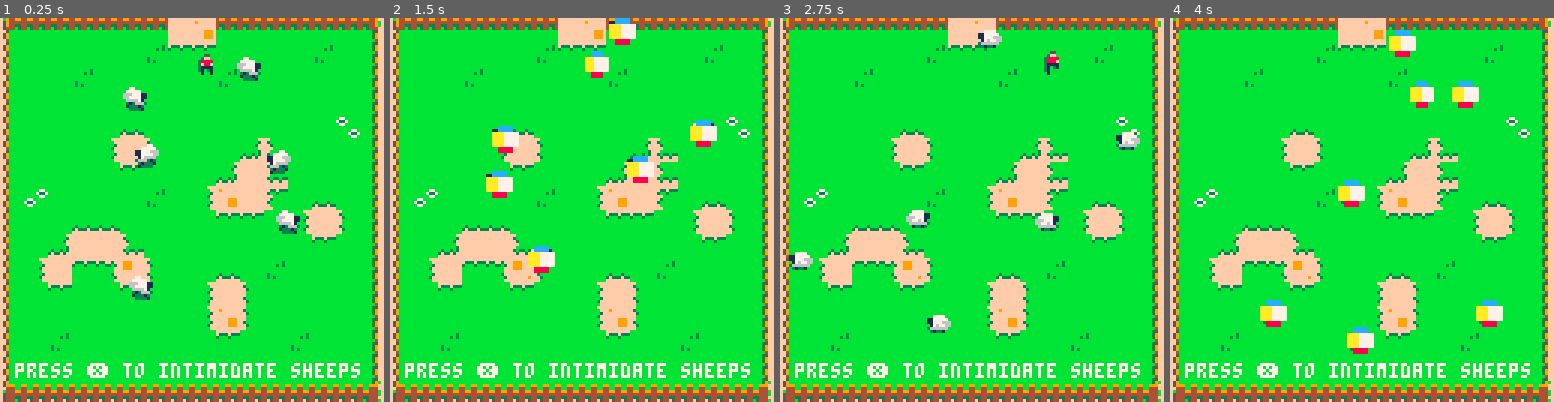
Above: before the commit, frames 1-4 (left to right).
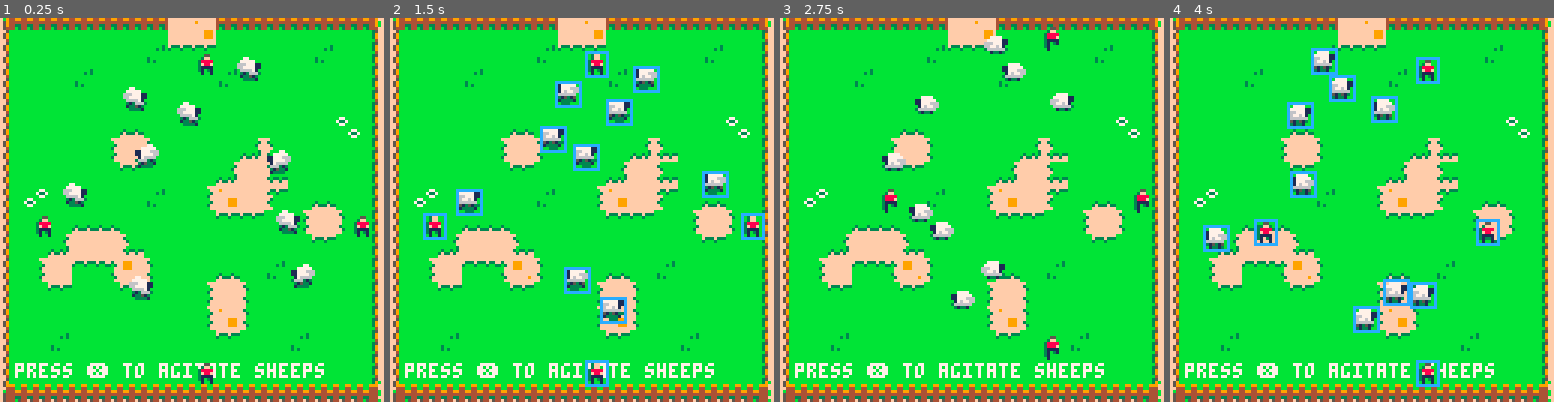
Above: after the commit, the same moments.

Repository: derpycoder/bull-sheep
Game: PICO-8 cartridge bull_sheep.p8
The game is run twice, just before and just after one commit, with the same random seed, the same clock (stepped at 60 frames per second) and the same inputs.
Inputs:
- Up to frame 1 (0.25 s): no input
- Up to frame 2 (1.5 s): tap X (X key) at 0.33, 1.07 s; tap O (Z key) at 0.7 s
- Up to frame 3 (2.75 s): hold Right 1.6-2.1 s; tap O (Z key) at 1.7, 2.1, 2.5 s; tap X (X key) at 1.85 s; hold Up 2.15-2.42 s; hold Right from 2.47 s (still down)
- Up to frame 4 (4 s): tap O (Z key) at 2.9, 3.3, 3.7 s; tap X (X key) at 2.97 s; release Right at 3.03 s; hold Left 3.08-3.58 s; hold Down 3.63-3.97 s

The runs differ from the first frame. In frame 1, 2.0% of the frame differs, in the area x 9-97%, y 21-96%; in frame 2, 8.5%, in the area x 8-98%, y 0-97%; in frame 3, 4.6%; in frame 4, 8.5%.

Commit message:
Restricted Boundary Condition

Diff:
--- a/bull_sheep.p8
+++ b/bull_sheep.p8
@@ -15,6 +15,9 @@
  game_objs = {}
 
  make_shepherd(64, 10)
+ make_shepherd(10, 64)
+ make_shepherd(120, 64)
+ make_shepherd(64, 120)
 
  make_sheep(60, 40)
  make_sheep(30, 20)
@@ -22,6 +25,9 @@
  make_sheep(70, 20)
  make_sheep(30, 90)
  make_sheep(90, 40)
+ make_sheep(50, 30)
+ make_sheep(20, 50)
+ make_sheep(100, 90)
 end
 
 function _update()
@@ -42,7 +48,7 @@
  cls()
  map(0,0)
 
- print('press ❎ to intimidate sheeps', 5, 115, 7)
+ print('press ❎ to agitate sheeps', 5, 115, 7)
 
  local game_obj
 
@@ -82,7 +88,7 @@
    self:compare_hit_boxes()
 
    if btnp(❎) then
-    self:intimidate()
+    self:agitate()
    end
   end,
   draw = function(self)
@@ -98,18 +104,30 @@
    end
   end,
   bounce = function(self)
-   -- left or right
-   if self.x <= 0 or self.x >= 120 then
+   -- rudimentary collision detection
+   if self.x >= 118 then
+    self.x = 117
     self.velocity[1] = -self.velocity[1]
    end
 
-   --top or bottom
-   if self.y <= 0 or self.y >= 115 then
+   if self.x <= 2 then
+    self.x = 3
+    self.velocity[1] = -self.velocity[1]
+   end
+
+   if self.y >= 115 then
+    self.y = 114
     self.velocity[2] = -self.velocity[2]
    end
-  end,
-  intimidate = function(self)
-   self.velocity[1] = rnd(2) - 1
+
+   if self.y <= 2 then
+    self.y = 3
+    self.velocity[2] = -self.velocity[2]
+   end
+
+  end,
+  agitate = function(self)
+   self.velocity[1] = rnd(4) - 2
    self.velocity[2] = rnd(2) - 1
   end,
   compare_hit_boxes = function(self)
@@ -117,8 +135,13 @@
 
    for target in all(game_objs) do
     if target.name == "sheep" and self != target then
-     if self:collision(target) then
-      target:intimidate()
+     if self:collides(target) then
+      target:agitate()
+     end
+    end
+    if target.name == "shepherd" then
+     if self:collides(target) then
+      self:agitate()
      end
     end
    end
@@ -186,23 +209,23 @@
    end
 
    -- rudimentary collision detection
-   if self.x >= 120 then
-    self.x = 119
-   end
-
-   if self.x <= 0 then
-    self.x = 1
+   if self.x >= 118 then
+    self.x = 117
+   end
+
+   if self.x <= 2 then
+    self.x = 3
    end
 
    if self.y >= 115 then
     self.y = 114
    end
 
-   if self.y <= 0 then
-    self.y = 1
-   end
-
-   self:compare_hit_boxes()
+   if self.y <= 2 then
+    self.y = 3
+   end
+
+   -- self:compare_hit_boxes()
   end,
   draw = function(self)
    spr(self.sprite, self.x, self.y)
@@ -225,8 +248,8 @@
 
    for target in all(game_objs) do
     if target.name == "sheep" then
-     if self:collision(target) then
-      target:intimidate()
+     if self:overlaps(target) then
+      target:agitate()
      end
     end
    end
@@ -247,65 +270,45 @@
    local x, y, h, w = self.x, self.y, self.height, self.width
 
    -- Hitbox
-   -- rect(x, y, x + w, y + h, 12)
+   rect(x, y, x + w, y + h, 12)
 
    -- Colliders
-   rectfill(x + 2, y + h / 2, x + w - 2, y + h, 8)
-   rectfill(x + 2, y, x + w - 2, y + h / 2, 12)
-   rectfill(x, y + 2, x + w / 2, y + h - 2, 10)
-   rectfill(x + w / 2, y + 2, x + w, y + h - 2, 7)
+   -- rectfill(x + 2, y + h / 2, x + w - 2, y + h, 8)
+   -- rectfill(x + 2, y, x + w - 2, y + h / 2, 12)
+   -- rectfill(x, y + 2, x + w / 2, y + h - 2, 10)
+   -- rectfill(x + w / 2, y + 2, x + w, y + h - 2, 7)
 
    print(self.label, x + 8, y, 10)
   end,
   update = function() end,
   animate = function() end,
-  overlap = function(self, target)
-   return bounding_boxes_overlapping(self, target)
-  end,
-  collision = function(self, target)
+  overlaps = function(self, target)
+   return bounds_overlap(self, target)
+  end,
+  collides = function(self, target)
    local x, y, h, w = self.x, self.y, self.height, self.width
 
-   local top_hitbox = {
-    x = x + 2,
-    y = y,
-    width = w - 4,
-    height = h / 2
-   }
-   local bottom_hitbox = {
-    x = x + 2,
-    y = y + h / 2,
-    width = w - 4,
-    height = h / 2
-   }
-   local left_hitbox = {
-    x = x,
-    y = y + 2,
-    width = w / 2,
-    height = h - 4
-   }
-   local right_hitbox = {
-    x = x + w / 2,
-    y = y + 2,
-    width = w / 2,
-    height = h - 4
-   }
-
-   if bounding_boxes_overlapping(bottom_hitbox, target) then
+   local top_hitbox = { x = x + 2, y = y, width = w - 4, height = h / 2 }
+   local bottom_hitbox = { x = x + 2, y = y + h / 2, width = w - 4, height = h / 2 }
+   local left_hitbox = { x = x, y = y + 2, width = w / 2, height = h - 4 }
+   local right_hitbox = { x = x + w / 2, y = y + 2, width = w / 2, height = h - 4 }
+
+   if bounds_overlap(bottom_hitbox, target) then
     self.y = target.y - h
     return true
    end
 
-   if bounding_boxes_overlapping(top_hitbox, target) then
+   if bounds_overlap(top_hitbox, target) then
     self.y = target.y + h
     return true
    end
 
-   if bounding_boxes_overlapping(left_hitbox, target) then
+   if bounds_overlap(left_hitbox, target) then
     self.x = target.x + w
     return true
    end
 
-   if bounding_boxes_overlapping(right_hitbox, target) then
+   if bounds_overlap(right_hitbox, target) then
     self.x = target.x - w
     return true
    end
@@ -321,7 +324,7 @@
  return game_obj
 end
 
-function bounding_boxes_overlapping(rect_a, rect_b)
+function bounds_overlap(rect_a, rect_b)
  local left1, top1, right1, bottom1 =
   rect_a.x, rect_a.y,
   rect_a.x + rect_a.width,
